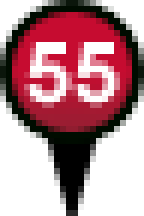
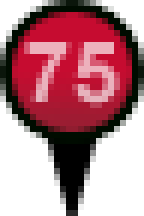
Layer changes from the first 144x216 image to the second:
"• 6": opacity 100% → 68%, painted on it over bbox(24, 42, 120, 108)
